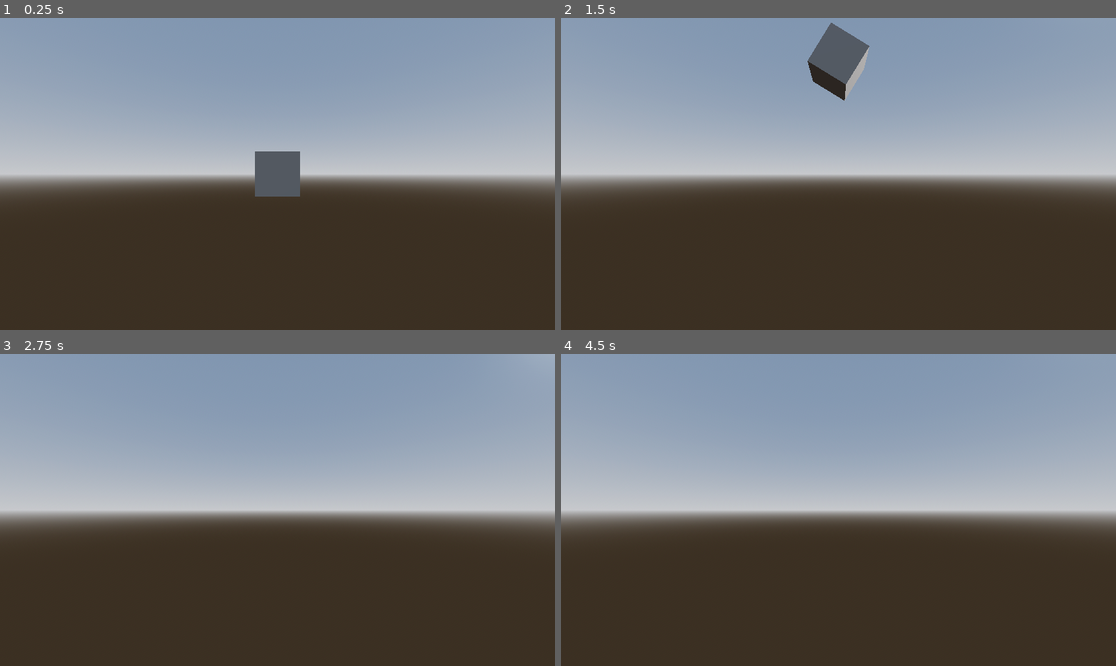
Above: before the commit, frames 1-4 (two rows, left to right).
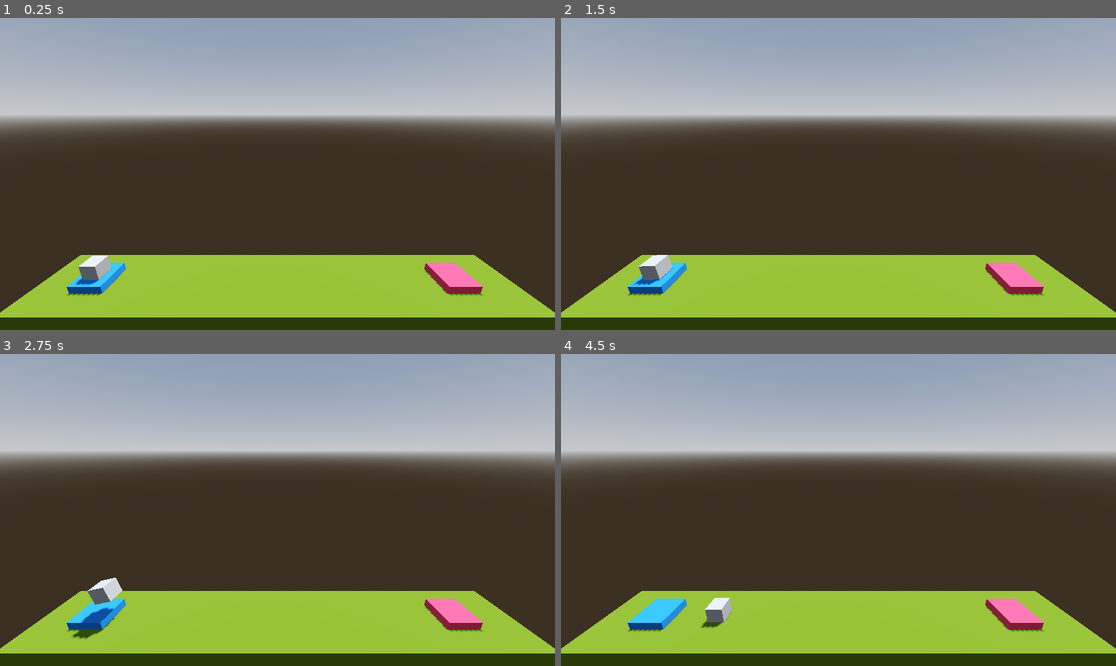
Above: after the commit, the same moments.

Repository: Nordtwig/flatulentius-unleashed
Game: Godot game, scene res://level/level.tscn
Two runs of this game, one before a commit and one after it. Both use one fixed random seed, a clock stepped at 60 frames per second and the inputs below. Before the commit the project starts from res://scenes/player.tscn.
Inputs:
- Up to frame 1 (0.25 s): no input
- Up to frame 2 (1.5 s): tap Enter (ui_accept) at 0.5, 1.35 s; hold Right (ui_right) 0.53-1.28 s; hold Enter (ui_accept) 0.53-1.28 s; hold Left (ui_left) from 1.28 s (still down)
- Up to frame 3 (2.75 s): tap Enter (ui_accept) at 1.52, 1.82 s; release Left (ui_left) at 2.03 s; hold Right (ui_right) from 2.03 s (still down); hold Enter (ui_accept) from 2.03 s (still down)
- Up to frame 4 (4.5 s): release Enter (ui_accept) at 2.78 s; tap Enter (ui_accept) at 2.85, 3.02, 3.32, 4.35 s; release Right (ui_right) at 3.53 s; hold Enter (ui_accept) 3.53-4.28 s; hold Left (ui_left) from 3.53 s (still down)

The runs differ from the first frame. In frame 1, 62% of the frame differs, in the area x 0-100%, y 12-100%; in frame 2, 63%, in the area x 0-100%, y 1-100%; in frame 3, 62%; in frame 4, 62%.

Commit message:
Add rigidbody physics and methods to player

Diff:
--- /dev/null
+++ b/level/level.tscn
@@ -0,0 +1,59 @@
+[gd_scene load_steps=8 format=3 uid="uid://ckaai7rnrgvki"]
+
+[ext_resource type="PackedScene" uid="uid://btlnbhl4f7sou" path="res://player/player.tscn" id="1_jxxc1"]
+
+[sub_resource type="ProceduralSkyMaterial" id="ProceduralSkyMaterial_4damc"]
+sky_horizon_color = Color(0.64625, 0.65575, 0.67075, 1)
+ground_horizon_color = Color(0.64625, 0.65575, 0.67075, 1)
+
+[sub_resource type="Sky" id="Sky_y88gt"]
+sky_material = SubResource("ProceduralSkyMaterial_4damc")
+
+[sub_resource type="Environment" id="Environment_wu1dt"]
+background_mode = 2
+sky = SubResource("Sky_y88gt")
+tonemap_mode = 2
+glow_enabled = true
+
+[sub_resource type="StandardMaterial3D" id="StandardMaterial3D_kmmdl"]
+albedo_color = Color(0.309804, 0.4, 0, 1)
+
+[sub_resource type="StandardMaterial3D" id="StandardMaterial3D_nwkwv"]
+albedo_color = Color(0.0784314, 0.415686, 0.717647, 1)
+
+[sub_resource type="StandardMaterial3D" id="StandardMaterial3D_bjw4l"]
+albedo_color = Color(0.835294, 0.215686, 0.333333, 1)
+
+[node name="Level" type="Node3D"]
+
+[node name="WorldEnvironment" type="WorldEnvironment" parent="."]
+environment = SubResource("Environment_wu1dt")
+
+[node name="DirectionalLight3D" type="DirectionalLight3D" parent="."]
+transform = Transform3D(-0.866025, -0.433013, 0.25, 0, 0.5, 0.866025, -0.5, 0.75, -0.433013, 0, 0, 0)
+shadow_enabled = true
+
+[node name="Floor" type="CSGBox3D" parent="."]
+transform = Transform3D(1, 0, 0, 0, 1, 0, 0, 0, 1, 0, -4, 0)
+use_collision = true
+size = Vector3(30, 8, 5)
+material = SubResource("StandardMaterial3D_kmmdl")
+
+[node name="LaunchPad" type="CSGBox3D" parent="."]
+transform = Transform3D(1, 0, 0, 0, 1, 0, 0, 0, 1, -11.4925, 0.25, 0)
+use_collision = true
+size = Vector3(2, 0.5, 2)
+material = SubResource("StandardMaterial3D_nwkwv")
+
+[node name="LandingPad" type="CSGBox3D" parent="."]
+transform = Transform3D(1, 0, 0, 0, 1, 0, 0, 0, 1, 11.1711, 0.25, 0)
+use_collision = true
+size = Vector3(2, 0.5, 2)
+material = SubResource("StandardMaterial3D_bjw4l")
+
+[node name="Player" parent="." instance=ExtResource("1_jxxc1")]
+transform = Transform3D(1, 0, 0, 0, 1, 0, 0, 0, 1, -11.4925, 1.04574, 0)
+thrust = 1000.0
+
+[node name="Camera3D" type="Camera3D" parent="."]
+transform = Transform3D(1, 0, 0, 0, 0.959496, 0.281722, 0, -0.281722, 0.959496, 0, 10.2828, 10.6654)
--- /dev/null
+++ b/player/player.gd
@@ -0,0 +1,14 @@
+extends RigidBody3D
+
+@export var thrust : float = 1500.0
+@export var agility : float = 100.0
+
+func _process(delta: float) -> void:
+	if Input.is_action_pressed("ui_accept"):
+			apply_central_force(basis.y * delta * thrust)
+
+	if Input.is_action_pressed("ui_left"):
+		apply_torque(Vector3(0.0, 0.0, agility * delta))
+
+	if Input.is_action_pressed("ui_right"):
+		apply_torque(Vector3(0.0, 0.0, -agility * delta))
--- /dev/null
+++ b/player/player.tscn
@@ -0,0 +1,21 @@
+[gd_scene load_steps=4 format=3 uid="uid://btlnbhl4f7sou"]
+
+[ext_resource type="Script" path="res://player/player.gd" id="1_xv0na"]
+
+[sub_resource type="BoxMesh" id="BoxMesh_vge2q"]
+
+[sub_resource type="BoxShape3D" id="BoxShape3D_0y6h2"]
+
+[node name="Player" type="RigidBody3D"]
+axis_lock_linear_z = true
+axis_lock_angular_x = true
+axis_lock_angular_y = true
+linear_damp = 1.0
+angular_damp = 3.0
+script = ExtResource("1_xv0na")
+
+[node name="MeshInstance3D" type="MeshInstance3D" parent="."]
+mesh = SubResource("BoxMesh_vge2q")
+
+[node name="CollisionShape3D" type="CollisionShape3D" parent="."]
+shape = SubResource("BoxShape3D_0y6h2")
--- a/project.godot
+++ b/project.godot
@@ -11,7 +11,7 @@
 [application]
 
 config/name="Flatulentius-unleashed"
-run/main_scene="res://scenes/player.tscn"
+run/main_scene="res://level/level.tscn"
 config/features=PackedStringArray("4.2", "Forward Plus")
 config/icon="res://icon.svg"
 
--- a/scenes/level.tscn
+++ /dev/null
@@ -1,30 +0,0 @@
-[gd_scene load_steps=4 format=3 uid="uid://ckaai7rnrgvki"]
-
-[sub_resource type="StandardMaterial3D" id="StandardMaterial3D_kmmdl"]
-albedo_color = Color(0.309804, 0.4, 0, 1)
-
-[sub_resource type="StandardMaterial3D" id="StandardMaterial3D_nwkwv"]
-albedo_color = Color(0.0784314, 0.415686, 0.717647, 1)
-
-[sub_resource type="StandardMaterial3D" id="StandardMaterial3D_bjw4l"]
-albedo_color = Color(0.835294, 0.215686, 0.333333, 1)
-
-[node name="Level" type="Node3D"]
-
-[node name="Floor" type="CSGBox3D" parent="."]
-transform = Transform3D(1, 0, 0, 0, 1, 0, 0, 0, 1, 0, -4, 0)
-use_collision = true
-size = Vector3(30, 8, 5)
-material = SubResource("StandardMaterial3D_kmmdl")
-
-[node name="LaunchPad" type="CSGBox3D" parent="."]
-transform = Transform3D(1, 0, 0, 0, 1, 0, 0, 0, 1, -11.4925, 0.25, 0)
-use_collision = true
-size = Vector3(2, 0.5, 2)
-material = SubResource("StandardMaterial3D_nwkwv")
-
-[node name="LandingPad" type="CSGBox3D" parent="."]
-transform = Transform3D(1, 0, 0, 0, 1, 0, 0, 0, 1, 11.1711, 0.25, 0)
-use_collision = true
-size = Vector3(2, 0.5, 2)
-material = SubResource("StandardMaterial3D_bjw4l")
--- a/scenes/player.tscn
+++ /dev/null
@@ -1,35 +0,0 @@
-[gd_scene load_steps=6 format=3 uid="uid://btlnbhl4f7sou"]
-
-[ext_resource type="Script" path="res://scripts/player.gd" id="1_5r5sn"]
-
-[sub_resource type="ProceduralSkyMaterial" id="ProceduralSkyMaterial_r5w7q"]
-sky_horizon_color = Color(0.64625, 0.65575, 0.67075, 1)
-ground_horizon_color = Color(0.64625, 0.65575, 0.67075, 1)
-
-[sub_resource type="Sky" id="Sky_432g3"]
-sky_material = SubResource("ProceduralSkyMaterial_r5w7q")
-
-[sub_resource type="Environment" id="Environment_5ks60"]
-background_mode = 2
-sky = SubResource("Sky_432g3")
-tonemap_mode = 2
-glow_enabled = true
-
-[sub_resource type="BoxMesh" id="BoxMesh_vge2q"]
-
-[node name="Player" type="Node3D"]
-script = ExtResource("1_5r5sn")
-
-[node name="WorldEnvironment" type="WorldEnvironment" parent="."]
-environment = SubResource("Environment_5ks60")
-
-[node name="DirectionalLight3D" type="DirectionalLight3D" parent="."]
-transform = Transform3D(-0.866025, -0.433013, 0.25, 0, 0.5, 0.866025, -0.5, 0.75, -0.433013, 0, 0, 0)
-shadow_enabled = true
-
-[node name="MeshInstance3D" type="MeshInstance3D" parent="."]
-mesh = SubResource("BoxMesh_vge2q")
-
-[node name="Camera3D" type="Camera3D" parent="."]
-transform = Transform3D(1, 0, 0, 0, 1, 0, 0, 0, 1, 0, 0, 5)
-top_level = true
--- a/scripts/player.gd
+++ /dev/null
@@ -1,13 +0,0 @@
-extends Node3D
-
-@export var speed : float = 20.0
-
-func _process(delta: float) -> void:
-	if Input.is_action_pressed("ui_accept"):
-			position.y += delta * speed
-
-	if Input.is_action_pressed("ui_left"):
-		rotate_z(delta)
-
-	if Input.is_action_pressed("ui_right"):
-		rotate_z(-delta)
